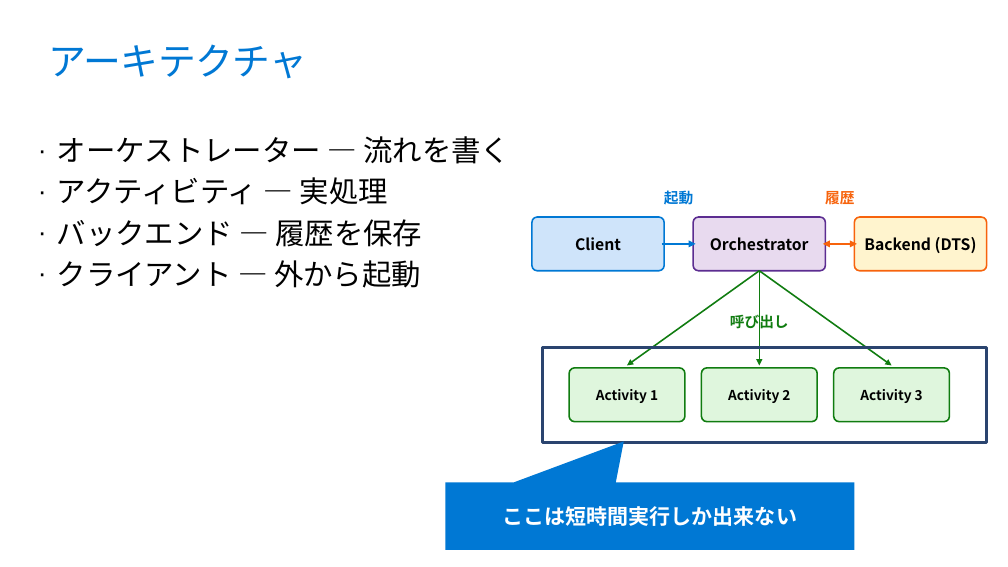
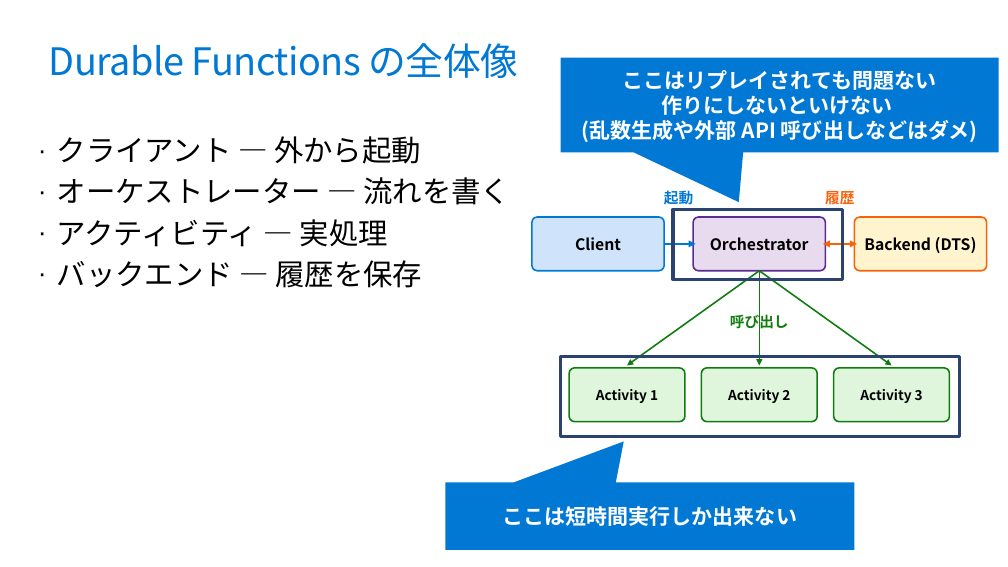
Before and after one commit to runceel/yonayona-durable, a slide deck: slide 13 of slides/slides.pptx. Drawn at 1008x567 pixels with LibreOffice and Linux fonts; fonts in the diff are those of the drawing; background and template pictures are left out. Boxes give left, top, right and bottom in pixels: in the first picture for what was removed or moved away, otherwise in the second. Text is boxed around its words. In the diff, an @@ line names an element or a change of style, - is before the commit and + after.

Commit message:
slides.pptxを更新
slides.pptxファイルにバイナリレベルの変更を加えました。具体的な内容は差分からは不明ですが、プレゼンテーション資料に何らかの修正または更新が行われています。

```diff
--- a/slides/slides.pptx
+++ b/slides/slides.pptx
@@ title at <box>49,43,519,78</box>: text changed @@
-アーキテクチャ
+Durable Functions の全体像
@@ speech box added at <box>561,57,999,152</box>, fill #0078D4, 20 pt, text #FFFFFF, bold @@
+ここはリプレイされても問題ない
+作りにしないといけない
+(乱数生成や外部 API 呼び出しなどはダメ)
@@ text at <box>57,136,421,164</box>: paragraph added @@
+· クライアント — 外から起動
@@ rectangle added at <box>673,209,842,280</box>, outline #2A446F 3 pt @@
@@ text at <box>57,260,421,288</box>: paragraph removed @@
-· クライアント — 外から起動
@@ arrow moved from (662, 244) - (696, 244) to (665, 244) - (696, 244) @@
@@ rectangle: place and size @@
-rectangle at <box>543,348,987,442</box>
+rectangle at <box>561,357,960,437</box>
```
Also in this commit, not shown: 4 other slides changed, 2 slides added, 1 slide removed.
